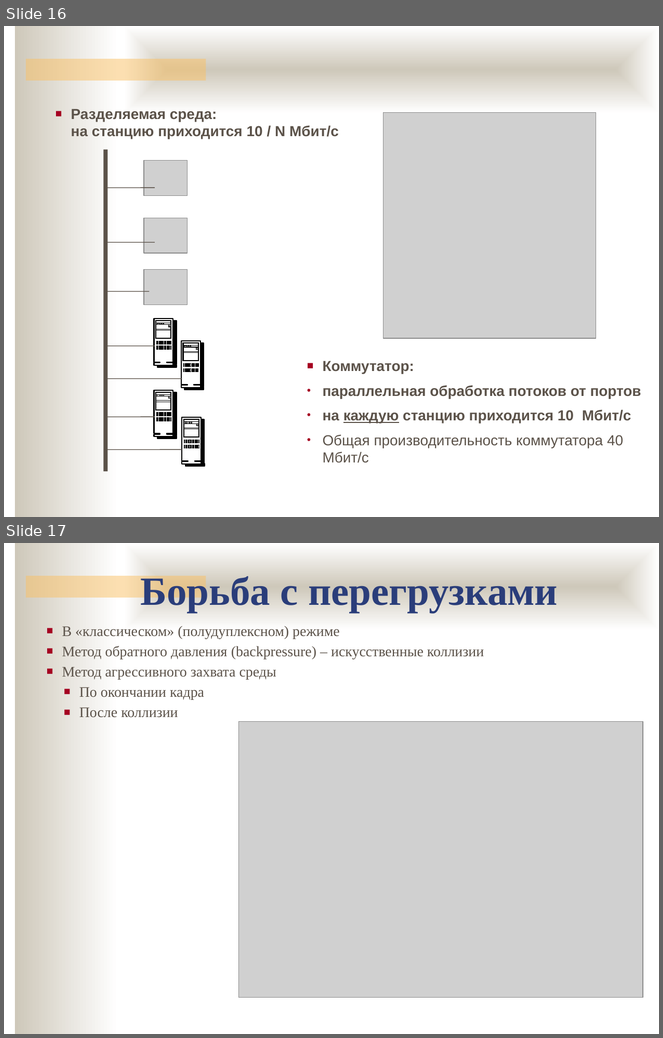
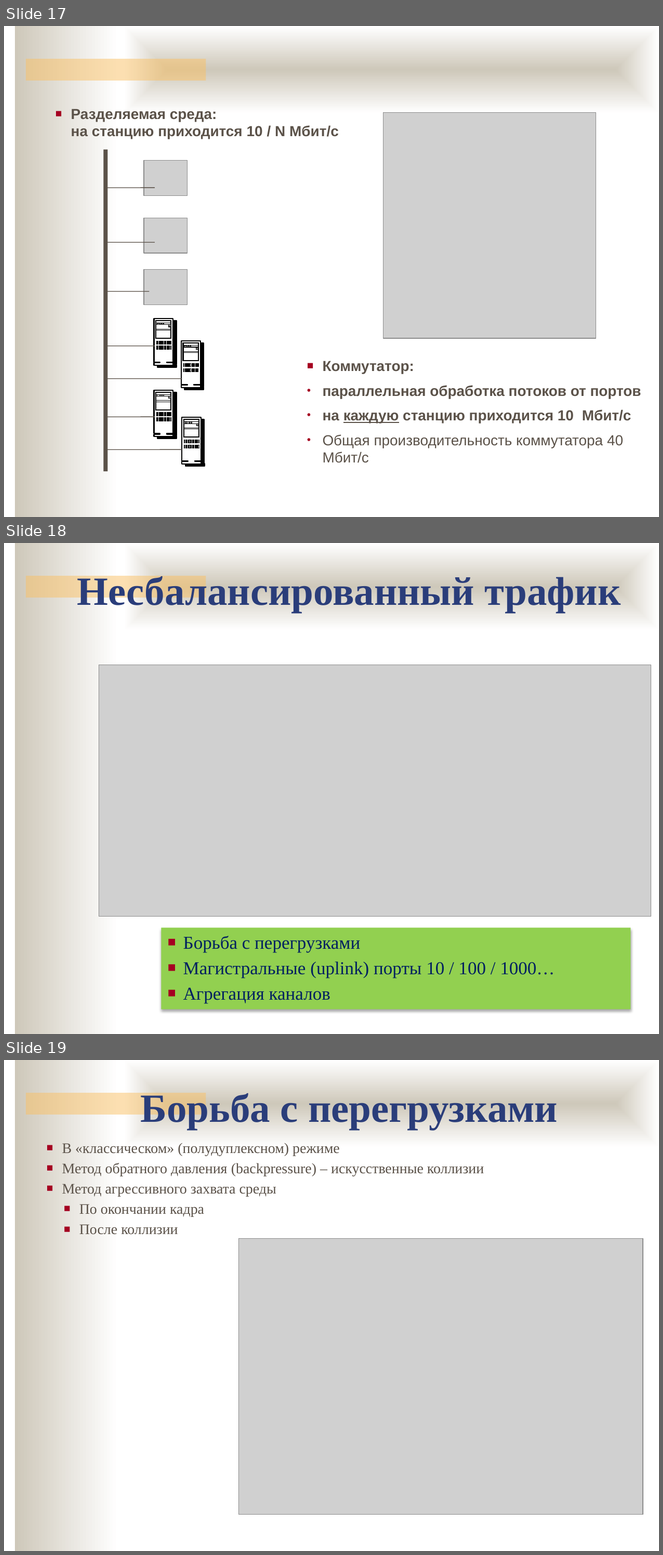
Before and after one commit to ukoloff/nets, a slide deck: 07.pptx. Shown one above the other, each under a label of ours: slides 16 and 17 before the commit, slides 17, 18 and 19 after it. The pictures are 663x1038 and 663x1555 pixels, drawn with LibreOffice and Linux fonts; fonts in the diff are those of the drawing; grey boxes stand for pictures; background and template pictures are left out. Boxes give left, top, right and bottom in pixels: in the first picture for what was removed or moved away, otherwise in the second. Text is boxed around its words. In the diff, an @@ line names an element or a change of style, - is before the commit and + after.

```diff
--- a/07.pptx
+++ b/07.pptx
@@ slide 18 added at [4,543,659,1034], background #FFFFFF; not listed: 3 template elements that a slide beside it also shows @@
@@ text added at [77,573,621,612], 44 pt, text #2A3D7A, bold @@
+Несбалансированный трафик
@@ picture added at [99,665,651,916] @@
@@ rectangle added at [161,928,631,1010], fill #92D050, 20 pt, text #002060 @@
+■ Борьба с перегрузками
+■ Магистральные (uplink) порты 10 / 100 / 1000…
+■ Агрегация каналов
@@ what was slide 16 is now slide 17 @@
@@ what was slide 17 is now slide 19 @@
```
Also in this commit, not shown: 1 slide changed, 11 other slides added.
